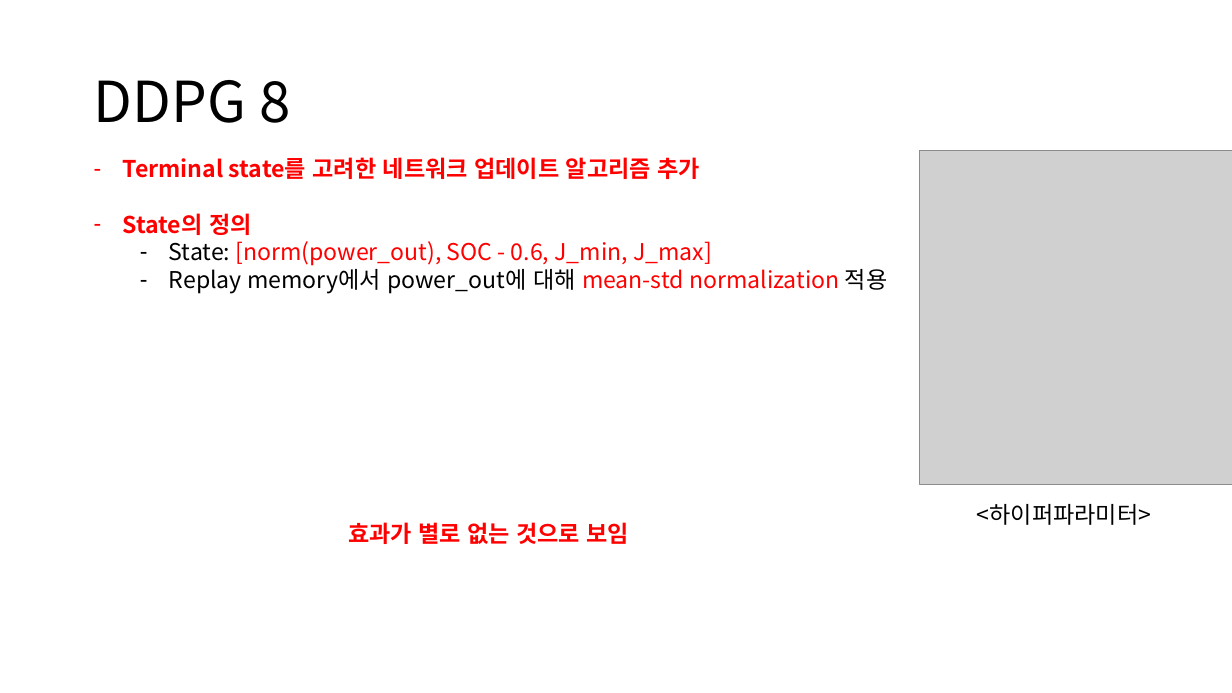
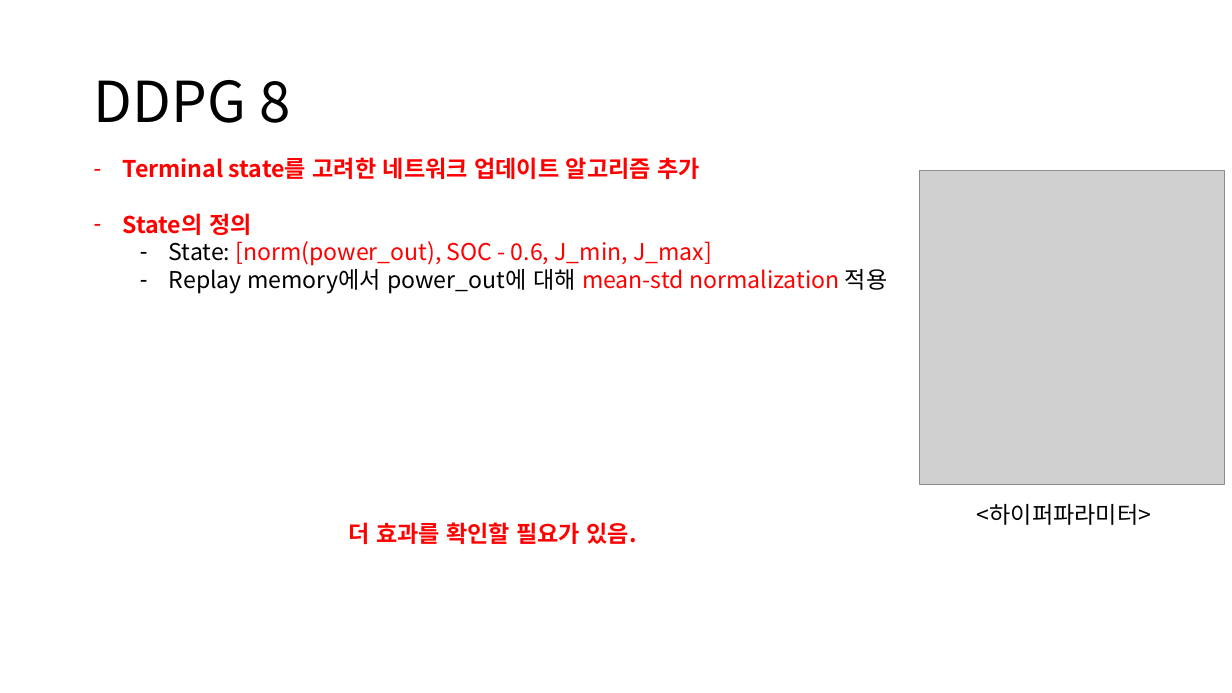
Before and after one commit to zidane89/experiment, a slide deck: slide 28 of 실험정리.pptx (slide 26 before the commit). Drawn at 1232x693 pixels with LibreOffice and Linux fonts; fonts in the diff are those of the drawing; grey boxes stand for pictures. Boxes give left, top, right and bottom in pixels: in the first picture for what was removed or moved away, otherwise in the second. Text is boxed around its words. In the diff, an @@ line names an element or a change of style, - is before the commit and + after.

```diff
--- a/실험정리.pptx
+++ b/실험정리.pptx
@@ picture: place and size @@
-picture at (920, 150, 1232, 484)
+picture at (920, 171, 1225, 484)
@@ text at (348, 522, 637, 544): text changed @@
-효과가 별로 없는 것으로 보임
+더 효과를 확인할 필요가 있음.
```
Also in this commit, not shown: 1 other slide changed, 3 slides added, 1 slide removed, 5 other files.
